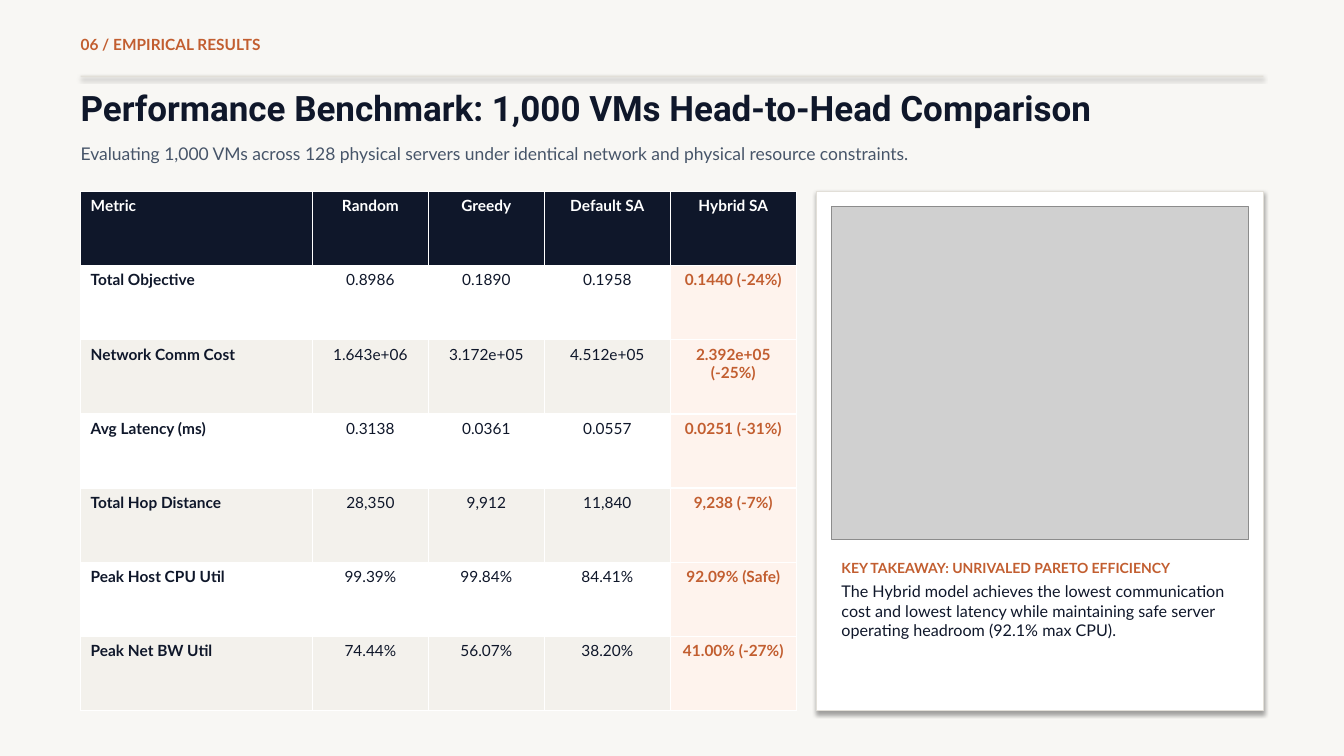
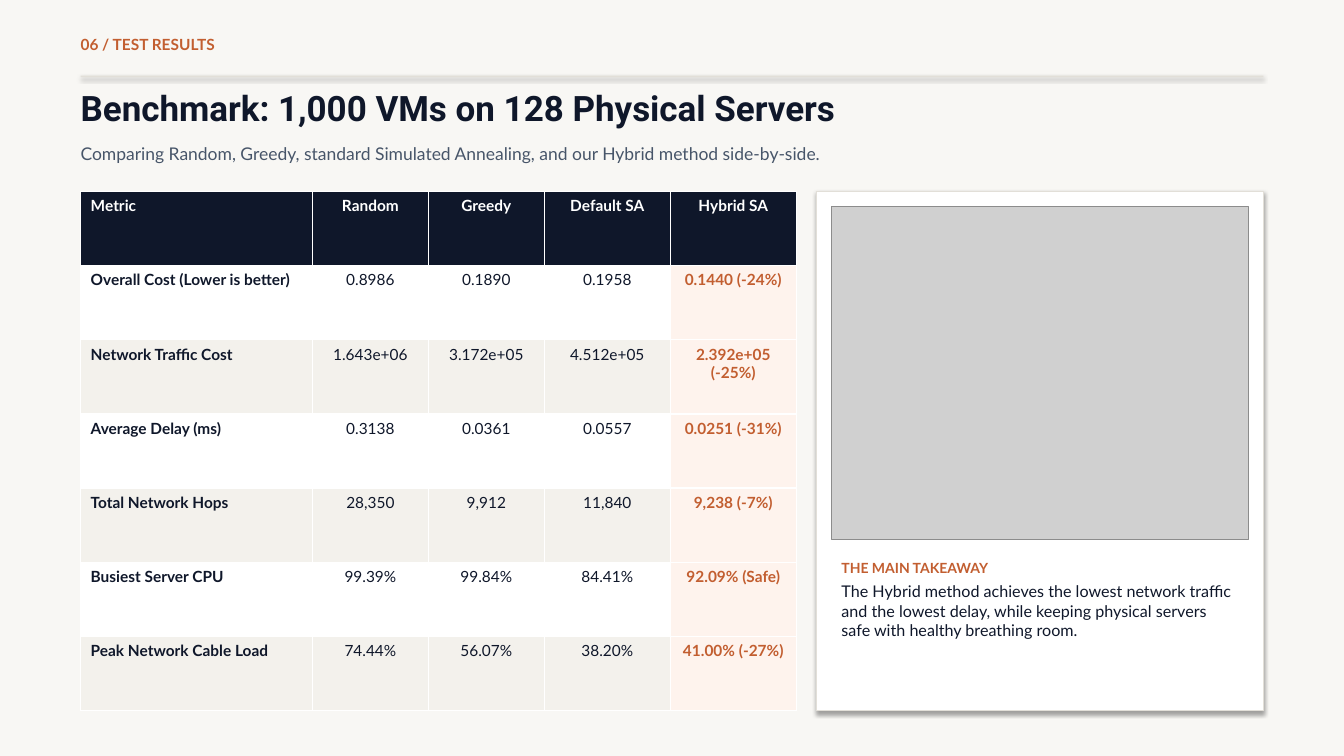
Before and after one commit to moparthipranav/CloudComputingProject, a slide deck: slide 7 of VM_Placement_Optimization_Presentation.pptx. Drawn at 1344x756 pixels with LibreOffice and Linux fonts; fonts in the diff are those of the drawing; grey boxes stand for pictures. Boxes give left, top, right and bottom in pixels: in the first picture for what was removed or moved away, otherwise in the second. Text is boxed around its words. In the diff, an @@ line names an element or a change of style, - is before the commit and + after.

```diff
--- a/VM_Placement_Optimization_Presentation.pptx
+++ b/VM_Placement_Optimization_Presentation.pptx
@@ text at (81, 38, 215, 50): text changed @@
-06 / EMPIRICAL RESULTS
+06 / TEST RESULTS
@@ text at (81, 94, 835, 129): text changed @@
-Performance Benchmark: 1,000 VMs Head-to-Head Comparison
+Benchmark: 1,000 VMs on 128 Physical Servers
@@ text at (81, 147, 820, 163): text changed @@
-Evaluating 1,000 VMs across 128 physical servers under identical network and physical resource constraints.
+Comparing Random, Greedy, standard Simulated Annealing, and our Hybrid method side-by-side.
@@ table at (81, 192, 797, 711) @@
-row 2, column 1: Total Objective
+row 2, column 1: Overall Cost (Lower is better)
-row 3, column 1: Network Comm Cost
+row 3, column 1: Network Traffic Cost
-row 4, column 1: Avg Latency (ms)
+row 4, column 1: Average Delay (ms)
-row 5, column 1: Total Hop Distance
+row 5, column 1: Total Network Hops
-row 6, column 1: Peak Host CPU Util
+row 6, column 1: Busiest Server CPU
-row 7, column 1: Peak Net BW Util
+row 7, column 1: Peak Network Cable Load
@@ text at (841, 563, 1231, 639): text changed @@
-KEY TAKEAWAY: UNRIVALED PARETO EFFICIENCY
-The Hybrid model achieves the lowest communication cost and lowest latency while maintaining safe server operating headroom (92.1% max CPU).
+THE MAIN TAKEAWAY
+The Hybrid method achieves the lowest network traffic and the lowest delay, while keeping physical servers safe with healthy breathing room.
```
Also in this commit, not shown: 11 other slides changed, 3 other files.
